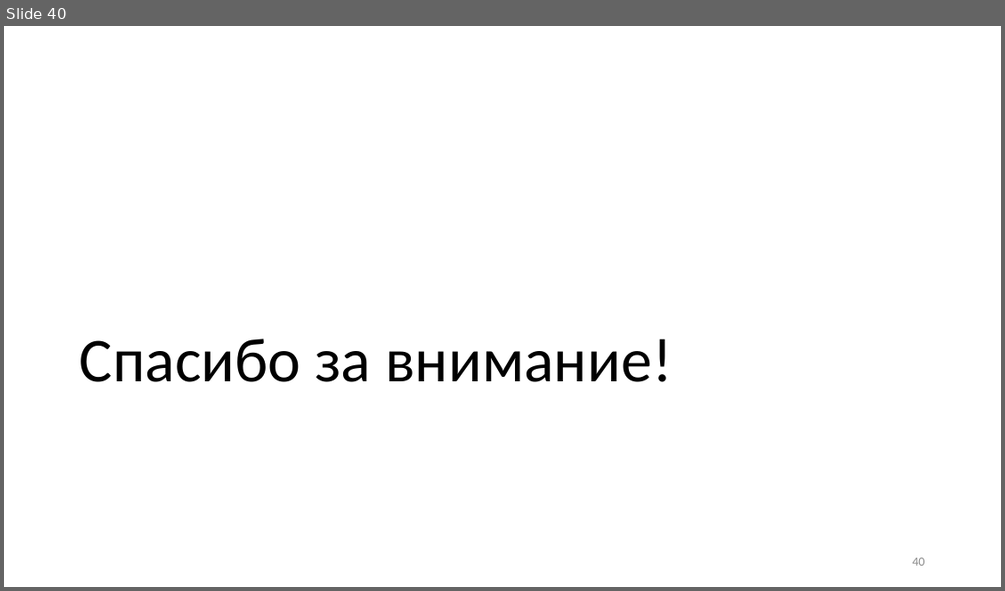
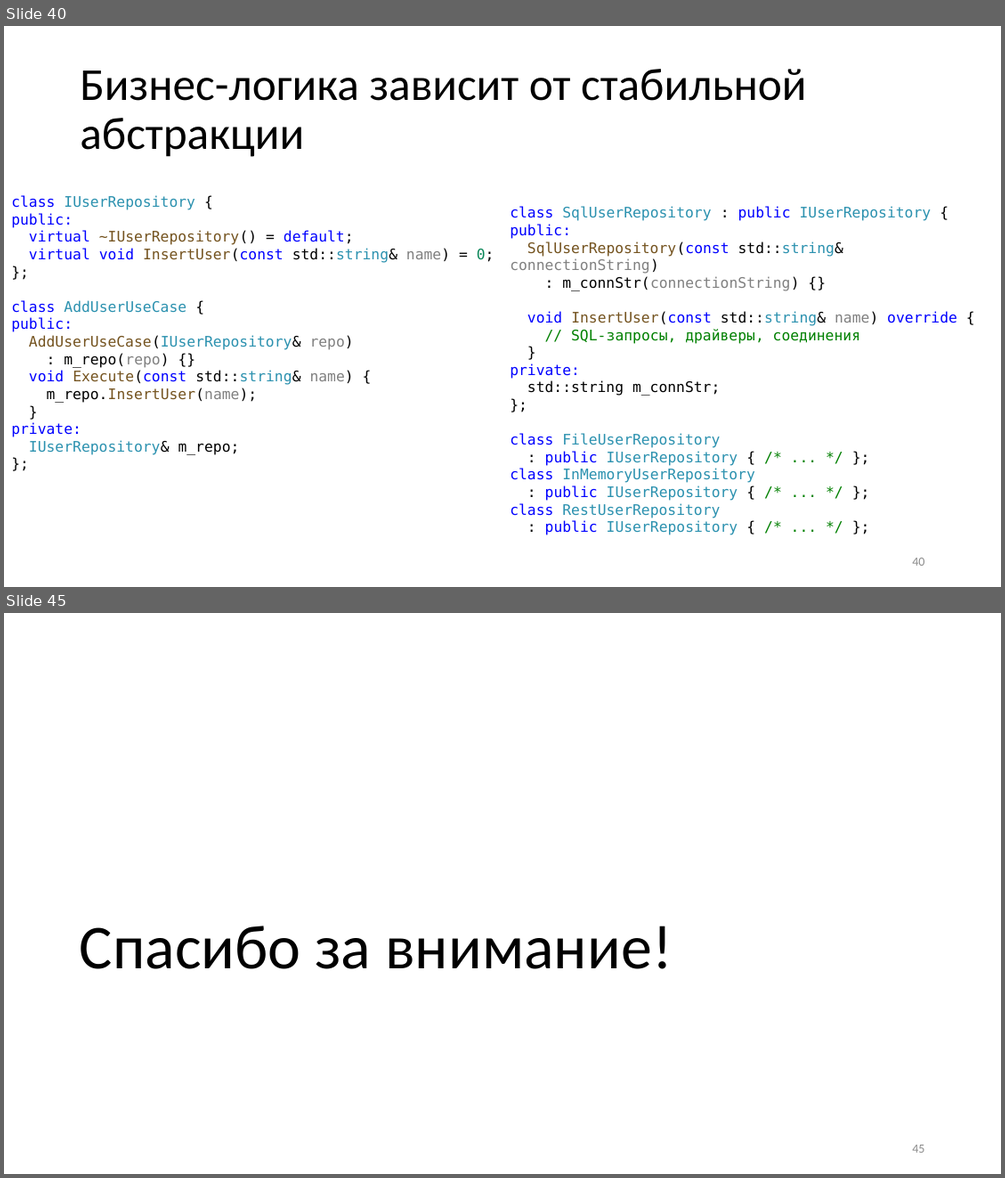
Before and after one commit to alexey-malov/ood, a slide deck: lectures/18.solid/Принципы SOLID.pptx. Shown one above the other, each under a label of ours: slide 40 before the commit, slides 40 and 45 after it; the slides between them are not shown. The pictures are 1005x591 and 1005x1178 pixels, drawn with LibreOffice and Linux fonts; fonts in the diff are those of the drawing. Boxes give left, top, right and bottom in pixels: in the first picture for what was removed or moved away, otherwise in the second. Text is boxed around its words. In the diff, an @@ line names an element or a change of style, - is before the commit and + after.

```diff
--- a/lectures/18.solid/Принципы SOLID.pptx
+++ b/lectures/18.solid/Принципы SOLID.pptx
@@ slide 40 added at <box>4,26,1001,587</box>, background #FFFFFF @@
@@ title added at <box>80,69,807,157</box>, 44 pt, text #000000 @@
+Бизнес-логика зависит от стабильной абстракции
@@ text added at <box>11,195,494,455</box>, 14 pt, text #0000FF @@
+class IUserRepository {
+public:
+virtual ~IUserRepository() = default;
+virtual void InsertUser(const std::string& name) = 0;
+};
+class AddUserUseCase {
+public:
+AddUserUseCase(IUserRepository& repo)
+: m_repo(repo) {}
+void Execute(const std::string& name) {
+m_repo.InsertUser(name);
+}
+private:
+IUserRepository& m_repo;
+};
@@ text added at <box>510,206,957,535</box>, 14 pt, text #2B91AF @@
+class SqlUserRepository : public IUserRepository {
+public:
+SqlUserRepository(const std::string& connectionString)
+: m_connStr(connectionString) {}
+void InsertUser(const std::string& name) override {
+// SQL-запросы, драйверы, соединения
+}
+private:
+std::string m_connStr;
+};
+class FileUserRepository
+: public IUserRepository { /* ... */ };
+class InMemoryUserRepository
+: public IUserRepository { /* ... */ };
+class RestUserRepository
+: public IUserRepository { /* ... */ };
@@ page number added at <box>912,557,924,565</box>, 12 pt, text #8C8C8C @@
+40
@@ what was slide 40 is now slide 45 @@
@@ page number at <box>912,1144,924,1152</box>: text changed @@
-40
+45
```
Also in this commit, not shown: 8 slides changed, 32 other slides added, 28 slides removed, 1 other file.
